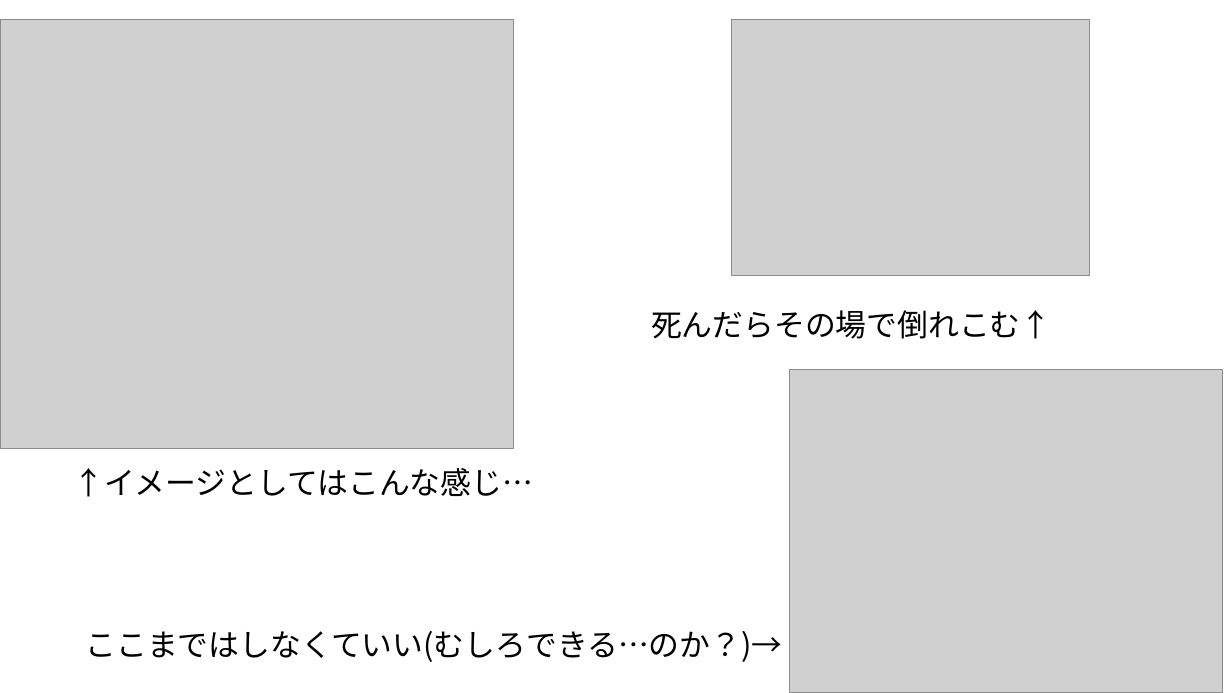
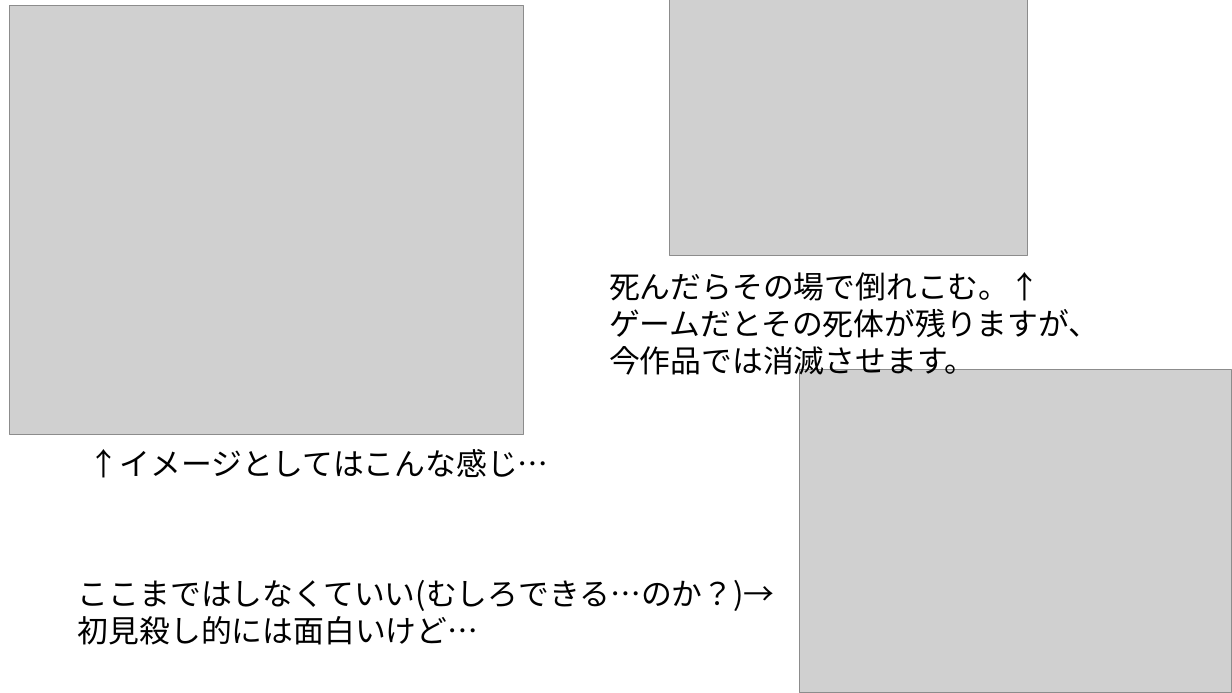
Before and after one commit to Kyea2500/Ando_3DGame, a slide deck: slide 2 of 企画書_Untitle.pptx. Drawn at 1232x693 pixels with LibreOffice and Linux fonts; fonts in the diff are those of the drawing; grey boxes stand for pictures. Boxes give left, top, right and bottom in pixels: in the first picture for what was removed or moved away, otherwise in the second. Text is boxed around its words. In the diff, an @@ line names an element or a change of style, - is before the commit and + after.

```diff
--- a/企画書_Untitle.pptx
+++ b/企画書_Untitle.pptx
@@ picture: place and size @@
-picture at box(0, 19, 514, 448)
+picture at box(9, 6, 523, 434)
@@ picture: place and size @@
-picture at box(732, 19, 1090, 274)
+picture at box(670, 0, 1028, 255)
@@ text at box(609, 272, 1099, 380): text changed @@
-死んだらその場で倒れこむ↑
+死んだらその場で倒れこむ。↑
+ゲームだとその死体が残りますが、
+今作品では消滅させます。
@@ picture: place and size @@
-picture at box(789, 370, 1222, 693)
+picture at box(799, 370, 1232, 693)
@@ text "↑イメージとしてはこんな感じ…": place and size @@
-text "↑イメージとしてはこんな感じ…" at box(73, 468, 533, 497)
+text "↑イメージとしてはこんな感じ…" at box(89, 449, 549, 478)
@@ text "ここまではしなくていい(むしろできる…のか？)→": place and size @@
-text "ここまではしなくていい(むしろできる…のか？)→" at box(86, 631, 783, 662)
+text "ここまではしなくていい(むしろできる…のか？)→" at box(78, 580, 775, 645)
@@ text at box(78, 610, 478, 645): paragraph added @@
+初見殺し的には面白いけど…
```
Also in this commit, not shown: 1 other slide changed, 1 slide added.
